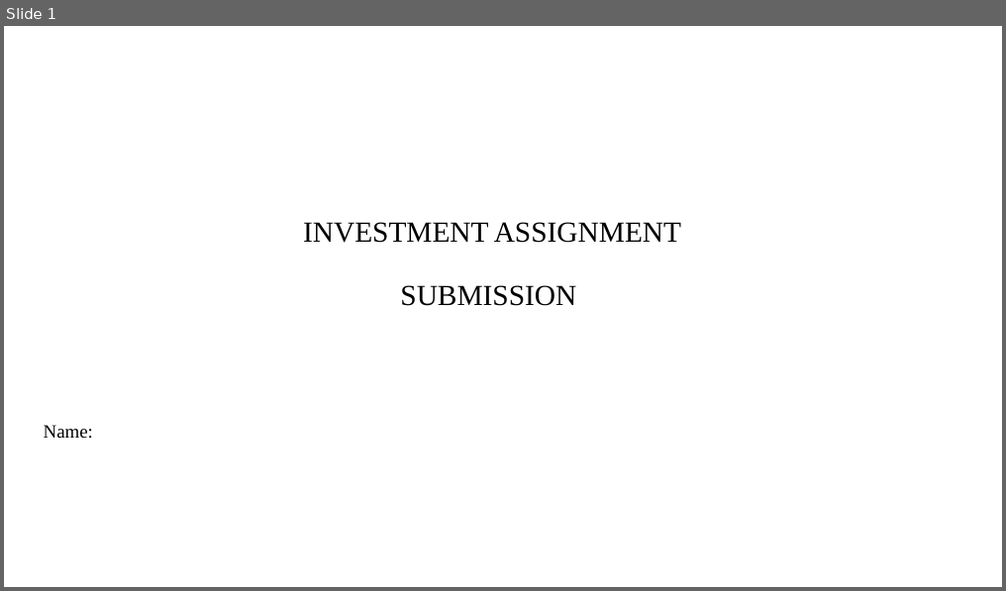
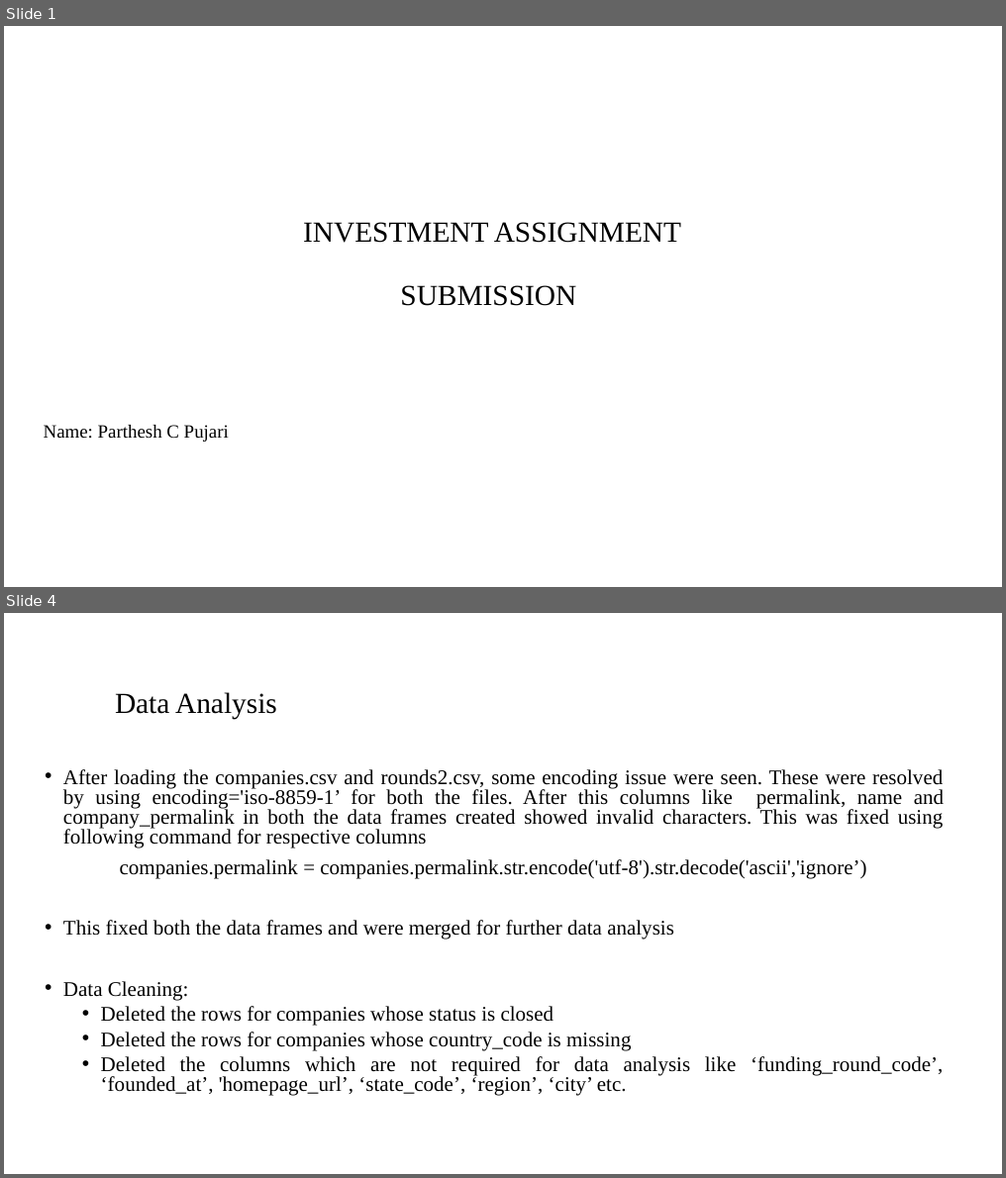
Before and after one commit to PCP4Dev/AI, a slide deck: InvestmentAssignment/INVEST.pptx. Shown one above the other, each under a label of ours: slide 1 before the commit, slides 1 and 4 after it; the slides between them are not shown. The pictures are 1006x591 and 1006x1178 pixels, drawn with LibreOffice and Linux fonts; fonts in the diff are those of the drawing; background and template pictures are left out. Boxes give left, top, right and bottom in pixels: in the first picture for what was removed or moved away, otherwise in the second. Text is boxed around its words. In the diff, an @@ line names an element or a change of style, - is before the commit and + after.

```diff
--- a/InvestmentAssignment/INVEST.pptx
+++ b/InvestmentAssignment/INVEST.pptx
@@ slide 4 added at box(4, 613, 1002, 1174), background #FFFFFF @@
@@ title added at box(115, 692, 277, 720), 28 pt, text #000000 @@
+Data Analysis
@@ text added at box(63, 769, 944, 1096), 20 pt, text #000000 @@
+• After loading the companies.csv and rounds2.csv, some encoding issue were seen. These were resolved by using encoding='iso-8859-1’ for both the files. After this columns like permalink, name and company_permalink in both the data frames created showed invalid characters. This was fixed using following command for respective columns
+companies.permalink = companies.permalink.str.encode('utf-8').str.decode('ascii','ignore’)
+• This fixed both the data frames and were merged for further data analysis
+• Data Cleaning:
+  • Deleted the rows for companies whose status is closed
+  • Deleted the rows for companies whose country_code is missing
+  • Deleted the columns which are not required for data analysis like ‘funding_round_code’, ‘founded_at’, 'homepage_url’, ‘state_code’, ‘region’, ‘city’ etc.
@@ slide 1 changed as well @@
@@ subtitle at box(44, 425, 229, 442): text changed @@
-Name:
+Name: Parthesh C Pujari
```
Also in this commit, not shown: 3 other slides changed, 5 other slides added, 6 slides removed, 2 other files.
